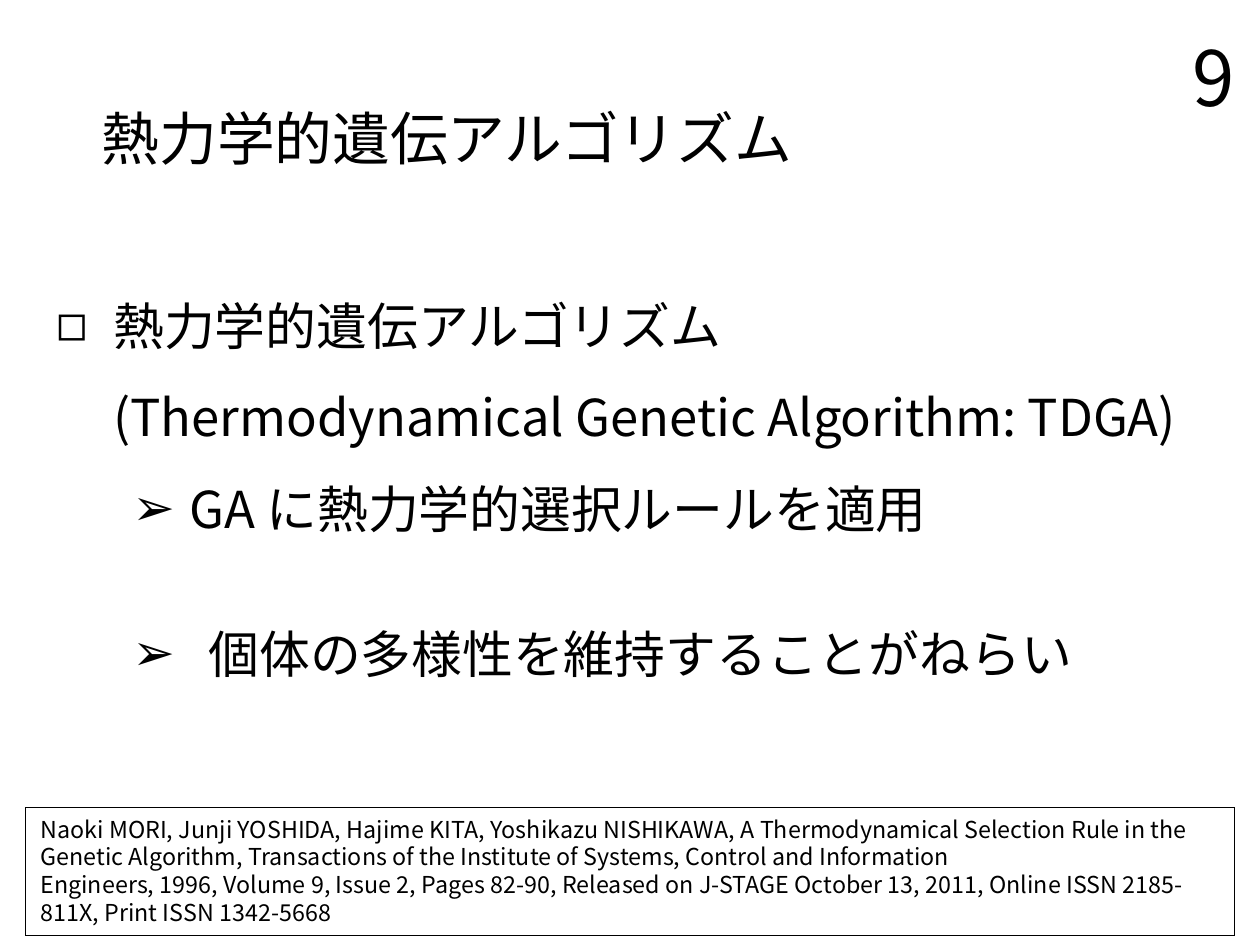
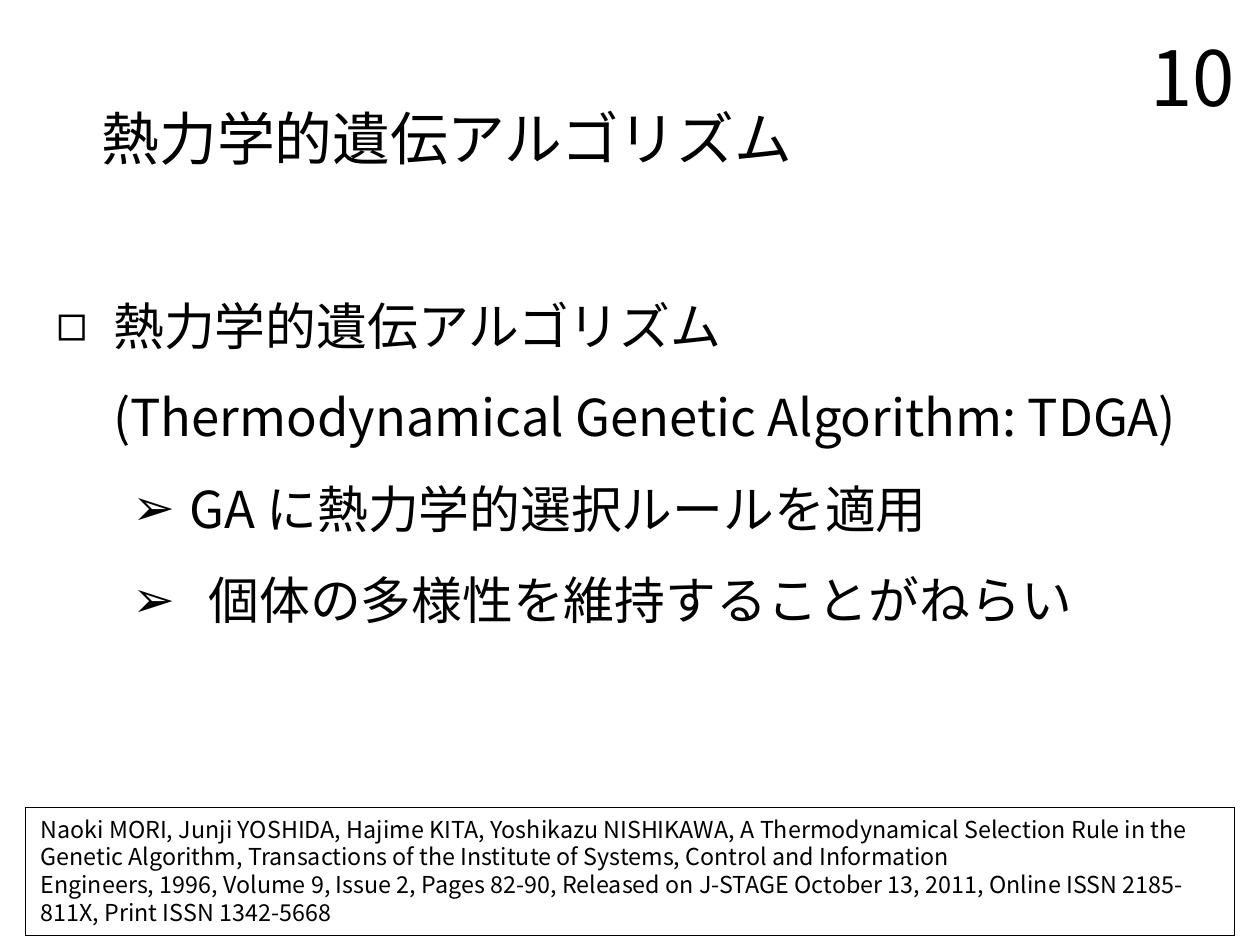
Before and after one commit to TairaTomotaka/kadai, a slide deck: slide 10 of prsn/20230124_prsn_taira.pptx (slide 9 before the commit). Drawn at 1260x945 pixels with LibreOffice and Linux fonts; fonts in the diff are those of the drawing. Boxes give left, top, right and bottom in pixels: in the first picture for what was removed or moved away, otherwise in the second. Text is boxed around its words. In the diff, an @@ line names an element or a change of style, - is before the commit and + after.

Commit message:
2023/01/21/18:37

```diff
--- a/prsn/20230124_prsn_taira.pptx
+++ b/prsn/20230124_prsn_taira.pptx
@@ page number at (1150,49,1234,107): text changed @@
-9
+10
@@ text "熱力学的遺伝アルゴリズム (Thermodynamical Genetic Algorithm: TDGA)" rewrapped from (113,301,1176,678) to (113,301,1176,624) @@
```
Also in this commit, not shown: 4 other slides changed.
